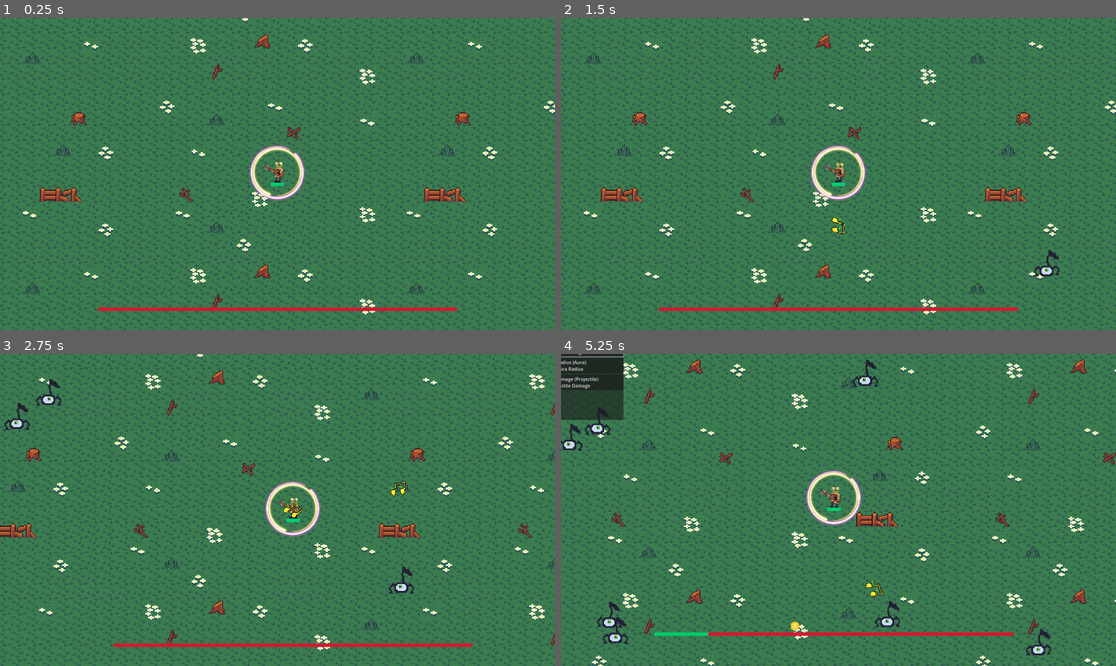
Above: before the commit, frames 1-4 (two rows, left to right).
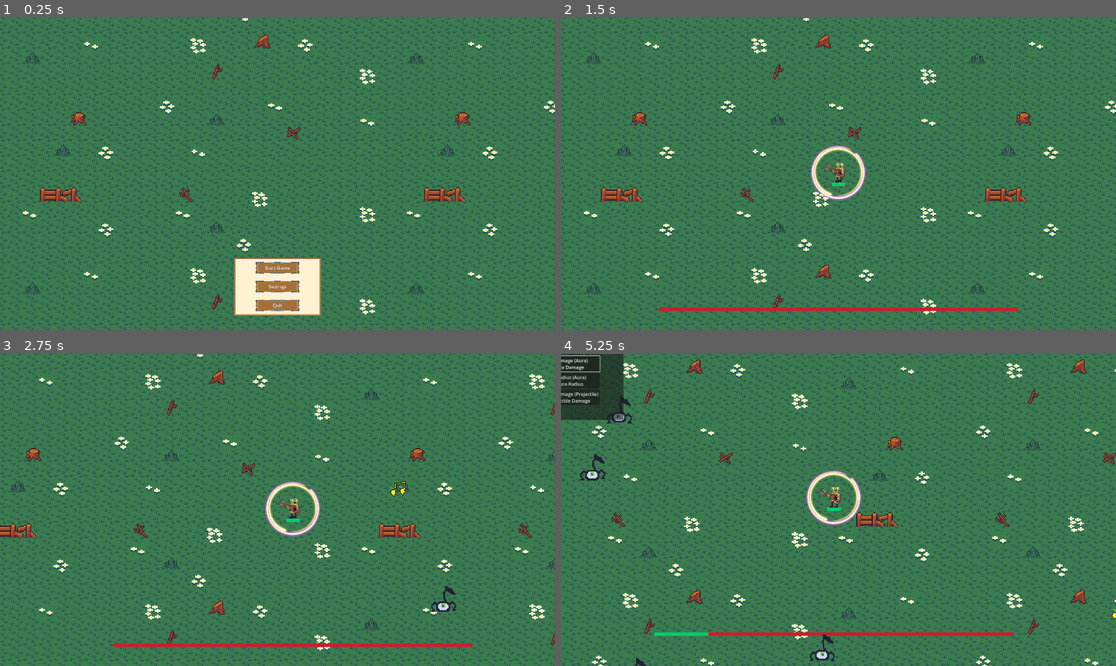
Above: after the commit, the same moments.

Repository: 7ranquility/MagicalGuysTest
Game: Godot game, scene res://scenes/main/main_scene.tscn
Same seed, same stepped clock (60 frames per second), same inputs: the game is played once before the commit and once after it.
Inputs (mouse positions are in pixels of both pictures, inside the frame that each line leads up to):
- Up to frame 1 (0.25 s): no input
- Up to frame 2 (1.5 s): click (838, 286) at 0.5 s, where only the run after the commit has a clickable "Settings"; click (838, 267) at 1.25 s, where only the run after the commit has a clickable "Start Game"
- Up to frame 3 (2.75 s): tap Enter at 2 s; move the mouse to (399, 494) at 2.02 s; hold D (ui_right) from 2.03 s (still down); click (399, 494) at 2.1 s; tap Space at 2.27 s
- Up to frame 4 (5.25 s): move the mouse to (727, 525) at 2.77 s; release D (ui_right) at 2.78 s; hold S (ui_down) 2.78-3.53 s; tap F at 2.85 s; tap Space at 3.02, 4.52 s; move the mouse to (894, 441) at 3.52 s; hold D (ui_right) 3.53-4.28 s; tap Enter at 3.6 s; move the mouse to (810, 572) at 4.27 s; hold W (ui_up) 4.28-5.03 s; tap Keypad Enter at 4.35 s; click (810, 572) at 4.42 s; move the mouse to (1005, 556) at 5.02 s; hold A (ui_left) from 5.03 s (still down); tap L at 5.1 s

The runs differ from the first frame. In frame 1, 4.2% of the frame differs, in the area x 17-83%, y 40-96%; in frame 2, 0.2%; in frame 3, 0.7%; in frame 4, 2.1%.

Commit message:
UI Menu

Diff:
--- a/scenes/main/LevelUpMenu.tscn
+++ b/scenes/main/LevelUpMenu.tscn
@@ -10,10 +10,13 @@
 anchor_bottom = 1.0
 grow_horizontal = 2
 grow_vertical = 2
+size_flags_horizontal = 4
+size_flags_vertical = 4
 script = ExtResource("1")
 
 [node name="Panel" type="Panel" parent="."]
-layout_mode = 0
+layout_mode = 1
+anchors_preset = 8
 anchor_left = 0.5
 anchor_top = 0.5
 anchor_right = 0.5
@@ -22,17 +25,31 @@
 offset_top = -150.0
 offset_right = 200.0
 offset_bottom = 150.0
+grow_horizontal = 2
+grow_vertical = 2
 size_flags_horizontal = 0
 size_flags_vertical = 0
 
 [node name="VBoxContainer" type="VBoxContainer" parent="Panel"]
-layout_mode = 0
-anchor_right = 1.0
-anchor_bottom = 1.0
+layout_mode = 1
+anchors_preset = 8
+anchor_left = 0.5
+anchor_top = 0.5
+anchor_right = 0.5
+anchor_bottom = 0.5
+offset_left = -77.0
+offset_top = -13.5
+offset_right = 77.0
+offset_bottom = 13.5
+grow_horizontal = 2
+grow_vertical = 2
 
 [node name="Title" type="Label" parent="Panel/VBoxContainer"]
 layout_mode = 2
+size_flags_horizontal = 4
 text = "Choose a Power Up!"
 
 [node name="UpgradeButtons" type="VBoxContainer" parent="Panel/VBoxContainer"]
 layout_mode = 2
+size_flags_horizontal = 4
+size_flags_vertical = 4
--- a/scenes/main/main_scene.tscn
+++ b/scenes/main/main_scene.tscn
@@ -1,9 +1,10 @@
-[gd_scene load_steps=7 format=3 uid="uid://x3wuaibe1kfe"]
+[gd_scene load_steps=8 format=3 uid="uid://x3wuaibe1kfe"]
 
 [ext_resource type="Texture2D" uid="uid://c0ywjcmuovdk3" path="res://assets/world/BG.png" id="1_ei2sf"]
 [ext_resource type="PackedScene" uid="uid://ct8a7w65uq014" path="res://scenes/enemy/enemy_spawner.tscn" id="1_ubvhi"]
 [ext_resource type="PackedScene" uid="uid://clux3klygbqmw" path="res://scenes/enemy/enemy.tscn" id="2_24sno"]
 [ext_resource type="PackedScene" uid="uid://cvvure83jd3oi" path="res://scenes/player/player.tscn" id="3_s7l2u"]
+[ext_resource type="PackedScene" uid="uid://btwim57o8xrcr" path="res://scenes/ui/in_game_ui.tscn" id="in_game_ui_tscn"]
 [ext_resource type="PackedScene" uid="uid://bkj5oue6aa54h" path="res://scenes/main/LevelUpMenu.tscn" id="LevelUpMenu_tscn"]
 [ext_resource type="Script" uid="uid://ct50ma43vkims" path="res://scripts/main/main_scene.gd" id="main_scene_gd"]
 
@@ -22,6 +23,7 @@
 [node name="EnemySpawner" parent="." instance=ExtResource("1_ubvhi")]
 enemy_scene = ExtResource("2_24sno")
 spawn_distance = 300.0
+spawn_enabled = false
 
 [node name="Player" parent="." instance=ExtResource("3_s7l2u")]
 
@@ -36,3 +38,7 @@
 offset_top = -34.0
 offset_right = 185.0
 offset_bottom = 189.0
+grow_horizontal = 1
+grow_vertical = 1
+
+[node name="inGameUI" parent="UILayer" instance=ExtResource("in_game_ui_tscn")]
--- a/scenes/ui/in_game_ui.tscn
+++ b/scenes/ui/in_game_ui.tscn
@@ -1,7 +1,8 @@
-[gd_scene load_steps=5 format=3 uid="uid://btwim57o8xrcr"]
+[gd_scene load_steps=6 format=3 uid="uid://btwim57o8xrcr"]
 
 [ext_resource type="Texture2D" uid="uid://b84il8dp1erls" path="res://assets/ui/small_ui.png" id="1_uyty4"]
 [ext_resource type="Texture2D" uid="uid://7frpkfyuqt5p" path="res://assets/ui/big_ui.png" id="2_4db6k"]
+[ext_resource type="Script" uid="uid://bvs7r866x7fw6" path="res://scripts/main/in_game_ui.gd" id="in_game_ui_gd"]
 
 [sub_resource type="StyleBoxTexture" id="StyleBoxTexture_eeonk"]
 texture = ExtResource("2_4db6k")
@@ -26,6 +27,7 @@
 anchor_bottom = 1.0
 grow_horizontal = 2
 grow_vertical = 2
+script = ExtResource("in_game_ui_gd")
 
 [node name="popupMenu" type="MarginContainer" parent="."]
 layout_mode = 1
--- a/scripts/enemy/enemy.gd
+++ b/scripts/enemy/enemy.gd
@@ -79,4 +79,4 @@
 		var xp_pickup = xp_pickup_scene.instantiate()
 		xp_pickup.global_position = global_position
 		xp_pickup.xp_value = xp_drop_amount
-		get_parent().add_child(xp_pickup)
+		get_parent().call_deferred("add_child", xp_pickup)
--- /dev/null
+++ b/scripts/main/in_game_ui.gd
@@ -0,0 +1,22 @@
+extends Control
+
+signal start_game
+signal open_settings
+signal quit_game
+
+func _ready():
+	$popupMenu/VBoxContainer/baseMenuScreen/NinePatchRect/MarginContainer/VBoxContainer/"Start Game".pressed.connect(_on_start_game)
+	$popupMenu/VBoxContainer/baseMenuScreen/NinePatchRect/MarginContainer/VBoxContainer/Settings.pressed.connect(_on_open_settings)
+	$popupMenu/VBoxContainer/baseMenuScreen/NinePatchRect/MarginContainer/VBoxContainer/Quit.pressed.connect(_on_quit_game)
+
+func _on_start_game():
+	print("Start Game pressed")
+	emit_signal("start_game")
+
+func _on_open_settings():
+	print("Settings pressed")
+	emit_signal("open_settings")
+
+func _on_quit_game():
+	print("Quit pressed")
+	emit_signal("quit_game")
--- a/scripts/main/main_scene.gd
+++ b/scripts/main/main_scene.gd
@@ -1,6 +1,18 @@
 extends Node2D
 
 @onready var level_up_menu = $UILayer/LevelUpMenu
+@onready var in_game_ui = $UILayer/inGameUI
+@onready var enemy_spawner = $EnemySpawner
+@onready var player = $Player
+
+func _ready():
+	in_game_ui.connect("start_game", Callable(self, "_on_start_game"))
+	in_game_ui.connect("open_settings", Callable(self, "_on_open_settings"))
+	in_game_ui.connect("quit_game", Callable(self, "_on_quit_game"))
+	# Hide gameplay nodes at start
+	enemy_spawner.visible = false
+	player.visible = false
+	in_game_ui.visible = true
 
 func _input(event):
 	if event is InputEventKey and event.pressed and event.keycode == KEY_L:
@@ -26,3 +38,20 @@
 			}
 		]
 		level_up_menu.show_menu(upgrades, ["Aura", "Projectile"])
+
+func _on_start_game():
+	print("MainScene: Start Game action")
+	# Show gameplay nodes, hide menu
+	enemy_spawner.visible = true
+	player.visible = true
+	in_game_ui.visible = false
+	enemy_spawner.start_spawning()
+	player.set_game_active(true)
+
+func _on_open_settings():
+	print("MainScene: Open Settings action")
+	# TODO: Implement settings menu logic
+
+func _on_quit_game():
+	print("MainScene: Quit Game action")
+	get_tree().quit()
--- a/scripts/player/player.gd
+++ b/scripts/player/player.gd
@@ -24,6 +24,7 @@
 var pending_level_up := false
 var pending_upgrades := []
 var projectile_damage := 10
+var game_active := false
 
 
 func _ready():
@@ -59,6 +60,8 @@
 
 
 func _input(event):
+	if not game_active:
+		return
 	# Update mouse position
 	if event is InputEventMouseMotion:
 		mouse_position = get_global_mouse_position()
@@ -73,6 +76,8 @@
 
 
 func _physics_process(delta):
+	if not game_active:
+		return
 	var direction = Input.get_vector("ui_left", "ui_right", "ui_up", "ui_down")
 	animated_sprite.play("walk")
 	velocity = direction * SPEED
@@ -80,6 +85,8 @@
 
 
 func _process(delta):
+	if not game_active:
+		return
 	handle_shooting(delta)
 	handle_invincibility(delta)
 
@@ -199,7 +206,7 @@
 	print("Player died!")
 	# Add death logic here (game over screen, restart, etc.)
 	# For now, just restart the scene
-	get_tree().reload_current_scene()
+	get_tree().call_deferred("reload_current_scene")
 
 
 func gain_xp(amount: int):
@@ -270,3 +277,7 @@
 	elif upgrade_id == "proj_firerate":
 		fire_rate = max(0.1, fire_rate * 0.8)
 	pending_level_up = false
+
+
+func set_game_active(active: bool):
+	game_active = active
Not shown, added: scripts/main/in_game_ui.gd.uid
